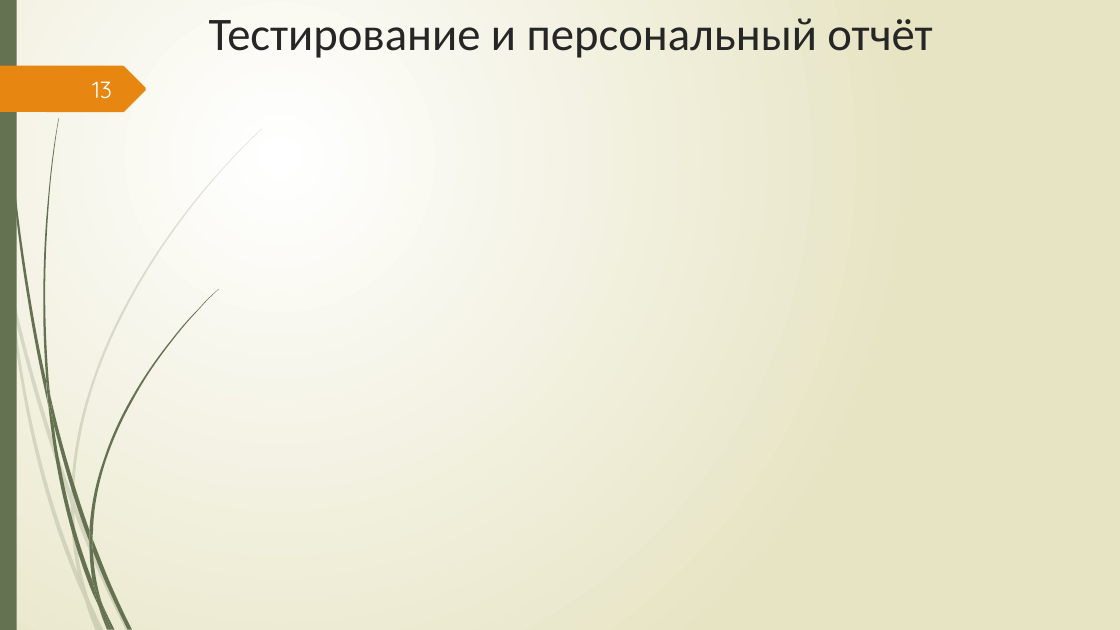
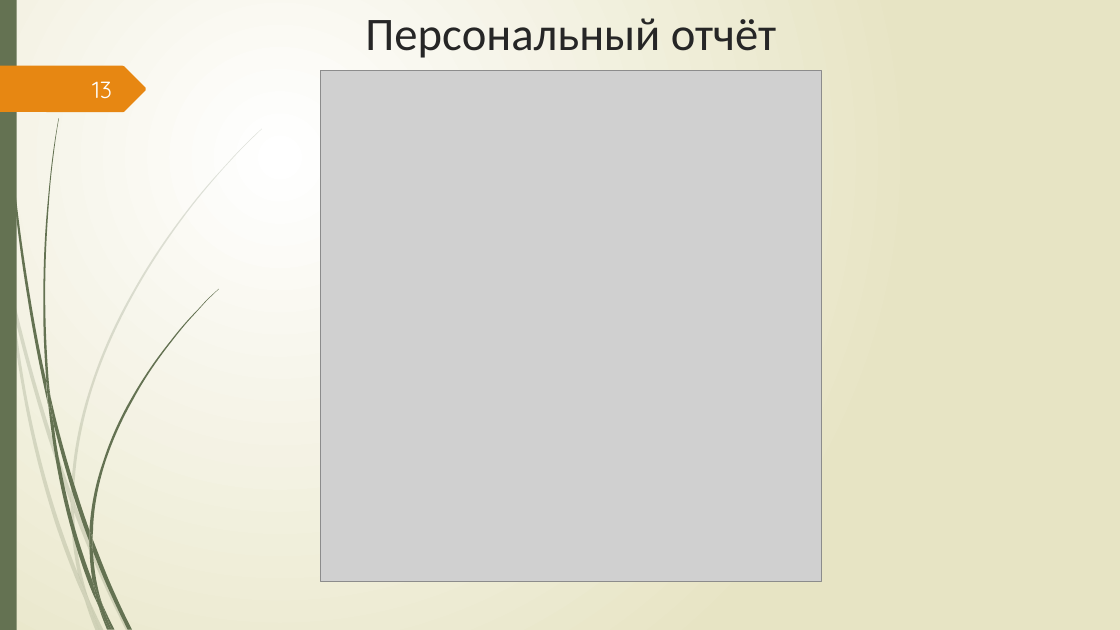
Before and after one commit to Csar9000/Quality-of-life-assessment-system, a slide deck: slide 13 of Документы/Презентация ВКР.pptx. Drawn at 1120x630 pixels with LibreOffice and Linux fonts; fonts in the diff are those of the drawing; grey boxes stand for pictures. Boxes give left, top, right and bottom in pixels: in the first picture for what was removed or moved away, otherwise in the second. Text is boxed around its words. In the diff, an @@ line names an element or a change of style, - is before the commit and + after.

Commit message:
2345

```diff
--- a/Документы/Презентация ВКР.pptx
+++ b/Документы/Презентация ВКР.pptx
@@ title at bbox=[365, 18, 776, 58]: text changed @@
-Тестирование и персональный отчёт
+Персональный отчёт
@@ picture added at bbox=[320, 70, 821, 581] @@
```
